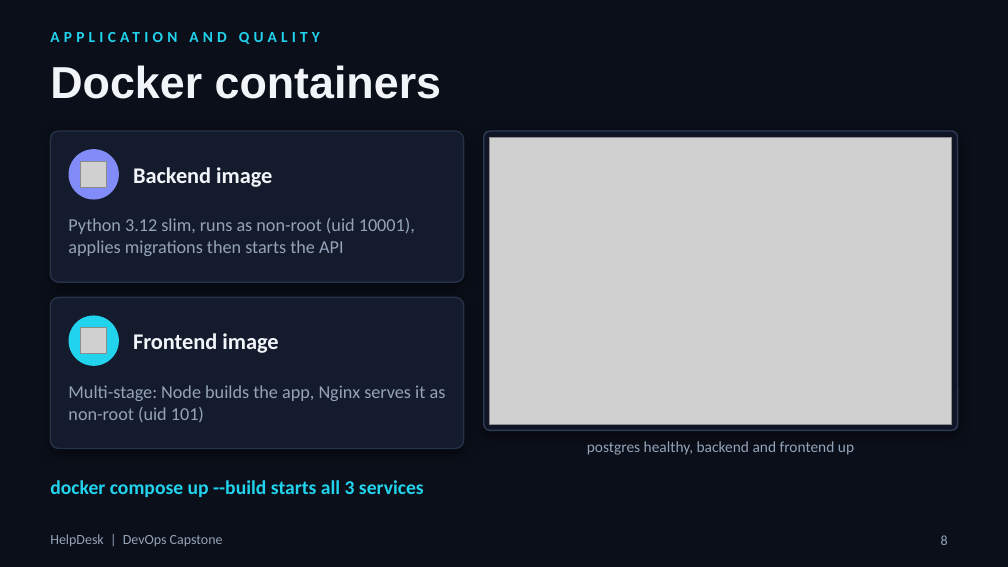
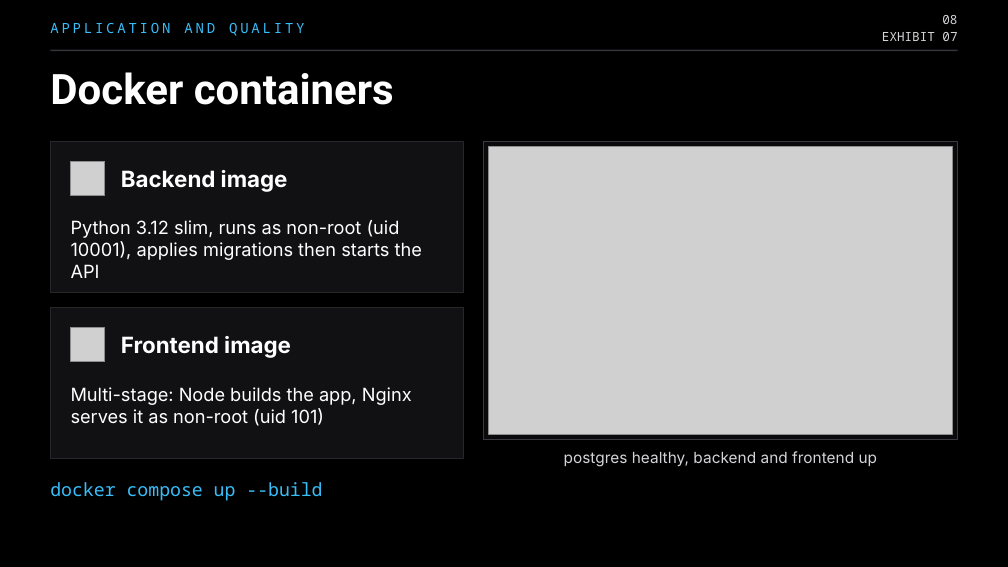
Before and after one commit to parthtaneja0001/helpdesk-devops-capstone, a slide deck: slide 8 of docs/HelpDesk-DevOps-Capstone.pptx. Drawn at 1008x567 pixels with LibreOffice and Linux fonts; fonts in the diff are those of the drawing; grey boxes stand for pictures; background and template pictures are left out. Boxes give left, top, right and bottom in pixels: in the first picture for what was removed or moved away, otherwise in the second. Text is boxed around its words. In the diff, an @@ line names an element or a change of style, - is before the commit and + after.

Commit message:
docs: restyle presentation in a black Swapline-style theme with Space Grotesk, Inter and JetBrains Mono

```diff
--- a/docs/HelpDesk-DevOps-Capstone.pptx
+++ b/docs/HelpDesk-DevOps-Capstone.pptx
@@ background picture (left out) to #000000 @@
@@ text "APPLICATION AND QUALITY" at (50,23,304,36): size 11 to 10 pt, font Calibri to Noto Sans Mono, text colour #22D3EE to #38BDF8, letter spacing 3 to 2 pt, bold off @@
@@ text added at (942,15,957,24), 9 pt, text #D4D4D8 @@
+08
@@ title "Docker containers": place and size @@
-title "Docker containers" at (50,65,441,99)
+title "Docker containers" at (50,72,394,105)
@@ title "Docker containers" at (50,72,394,105): size 32 to 30 pt, font Arial to Roboto, text colour #F1F5F9 to #FFFFFF @@
@@ line added from (50, 50) to (958, 50), #34343A 1 pt @@
@@ text added at (882,32,957,41), 9 pt, text #D4D4D8 @@
+EXHIBIT 07
@@ rounded rectangle removed at (50,131,464,282) @@
@@ rectangle added at (50,141,464,292), fill #111114, outline #26262B 0.75 pt @@
@@ ellipse removed at (69,149,119,200) @@
@@ rounded rectangle removed at (484,131,958,430) @@
@@ rectangle added at (484,141,958,439), fill #0A0A0C, outline #3A3A42 0.75 pt @@
@@ picture: place and size @@
-picture at (490,137,952,424)
+picture at (489,146,953,434)
@@ picture: place and size @@
-picture at (81,161,107,187)
+picture at (71,161,105,196)
@@ text "Backend image": place and size @@
-text "Backend image" at (133,167,272,187)
+text "Backend image" at (121,170,288,192)
@@ text "Backend image" at (121,170,288,192): font Calibri to Inter, text colour #F1F5F9 to #FFFFFF @@
@@ text "Python 3.12 slim, runs as ..." at (71,220,422,278): font Calibri to Inter, text colour #94A3B8 to #FFFFFF @@
@@ rounded rectangle removed at (50,297,464,449) @@
@@ rectangle added at (50,307,464,459), fill #111114, outline #26262B 0.75 pt @@
@@ ellipse removed at (69,316,119,366) @@
@@ picture: place and size @@
-picture at (81,328,107,354)
+picture at (71,328,105,362)
@@ text "Frontend image" at (121,336,291,358): font Calibri to Inter, text colour #F1F5F9 to #FFFFFF @@
@@ text "Frontend image": place and size @@
-text "Frontend image" at (133,333,278,353)
+text "Frontend image" at (121,336,291,358)
@@ text "Multi-stage: Node builds the app, ..." at (71,387,412,426): font Calibri to Inter, text colour #94A3B8 to #FFFFFF @@
@@ text "postgres healthy, backend and frontend ...": place and size @@
-text "postgres healthy, backend and frontend ..." at (587,441,854,455)
+text "postgres healthy, backend and frontend ..." at (564,451,878,467)
@@ text "postgres healthy, backend and frontend ..." at (564,451,878,467): font Calibri to Inter, text colour #94A3B8 to #D4D4D8 @@
@@ text at (50,482,322,501): text changed; size 14 to 13 pt; font Calibri to Noto Sans Mono; text colour #22D3EE to #38BDF8; bold off @@
-docker compose up --build starts all 3 services
+docker compose up --build
@@ text removed at (50,534,223,546) @@
-HelpDesk | DevOps Capstone
@@ page number removed at (941,535,948,545) @@
-8
```
Also in this commit, not shown: 23 other slides changed, 1 other file.
